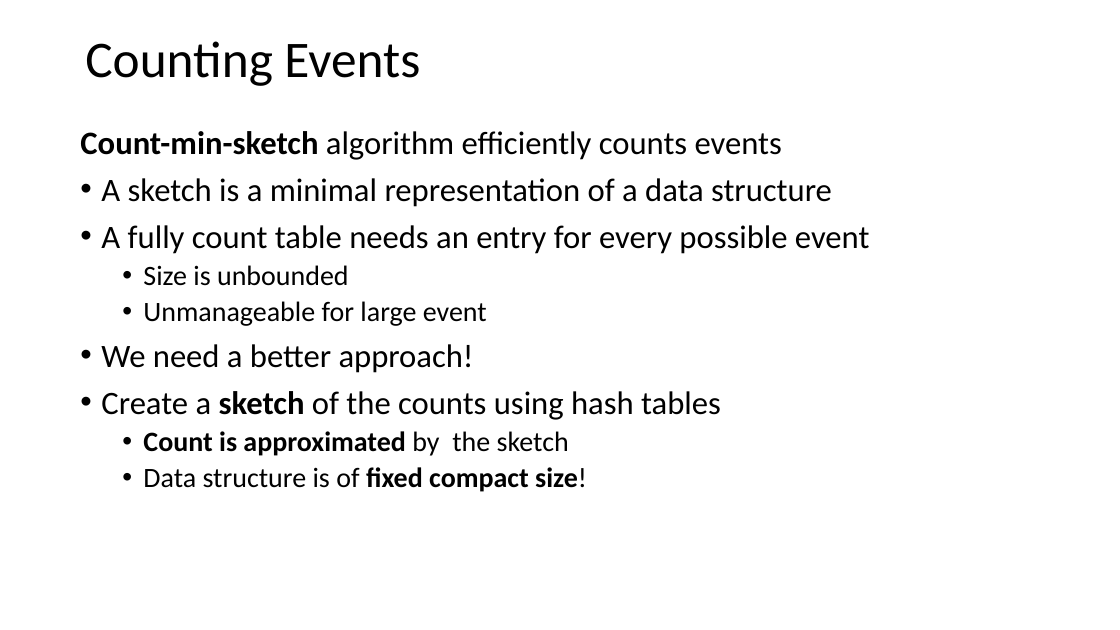
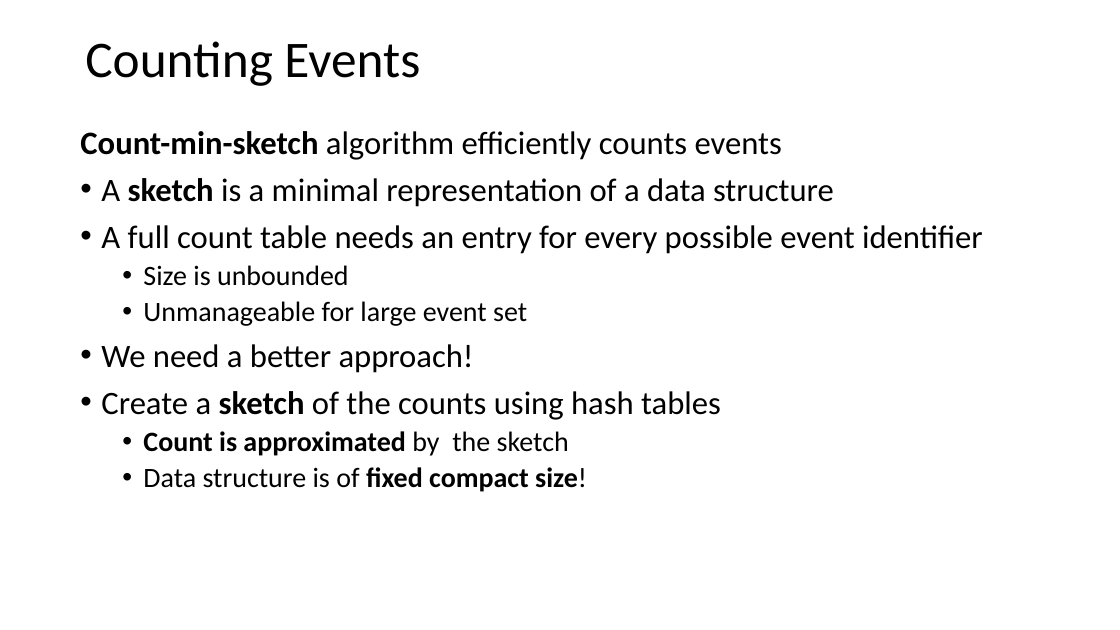
Before and after one commit to StephenElston/CSCI-E-108, a slide deck: slide 47 of slides/3_StreamingAnalytics.pptx (slide 46 before the commit). Drawn at 1120x630 pixels with LibreOffice and Linux fonts; fonts in the diff are those of the drawing. Boxes give left, top, right and bottom in pixels: in the first picture for what was removed or moved away, otherwise in the second. Text is boxed around its words. In the diff, an @@ line names an element or a change of style, - is before the commit and + after.

```diff
--- a/slides/3_StreamingAnalytics.pptx
+++ b/slides/3_StreamingAnalytics.pptx
@@ text at (101, 178, 834, 207): bold on in "sketch" @@
@@ text at (101, 225, 983, 254): text changed @@
-• A fully count table needs an entry for every possible event
+• A full count table needs an entry for every possible event identifier
@@ text at (143, 301, 527, 326): text changed @@
-  • Unmanageable for large event
+  • Unmanageable for large event set
```
Also in this commit, not shown: 5 other slides changed, 5 slides added.
